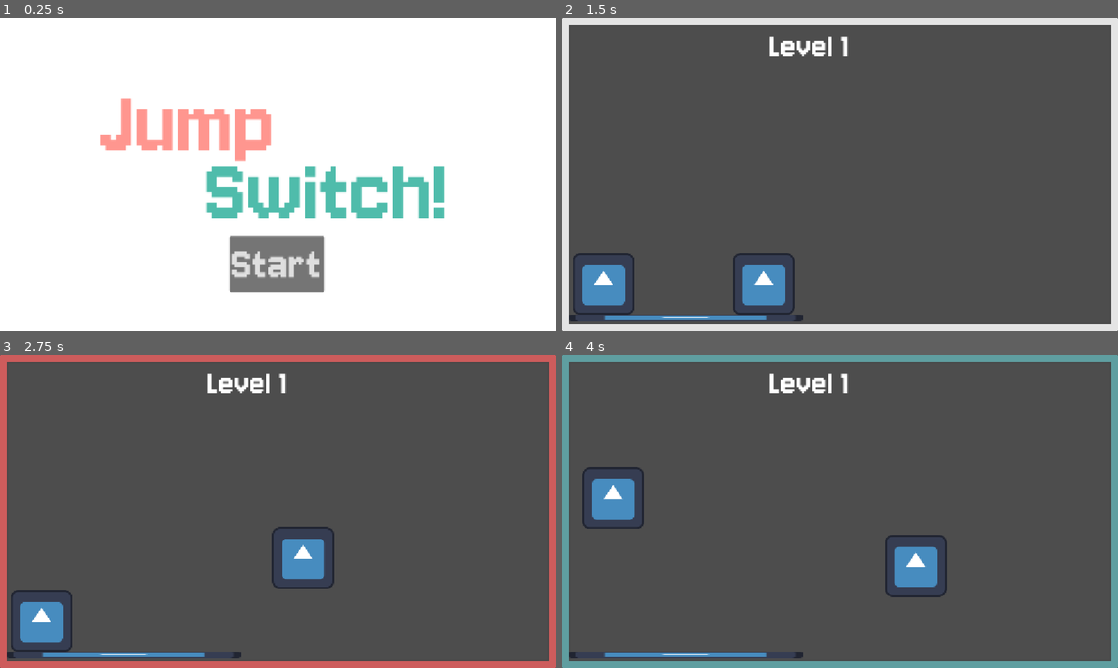
Above: before the commit, frames 1-4 (two rows, left to right).
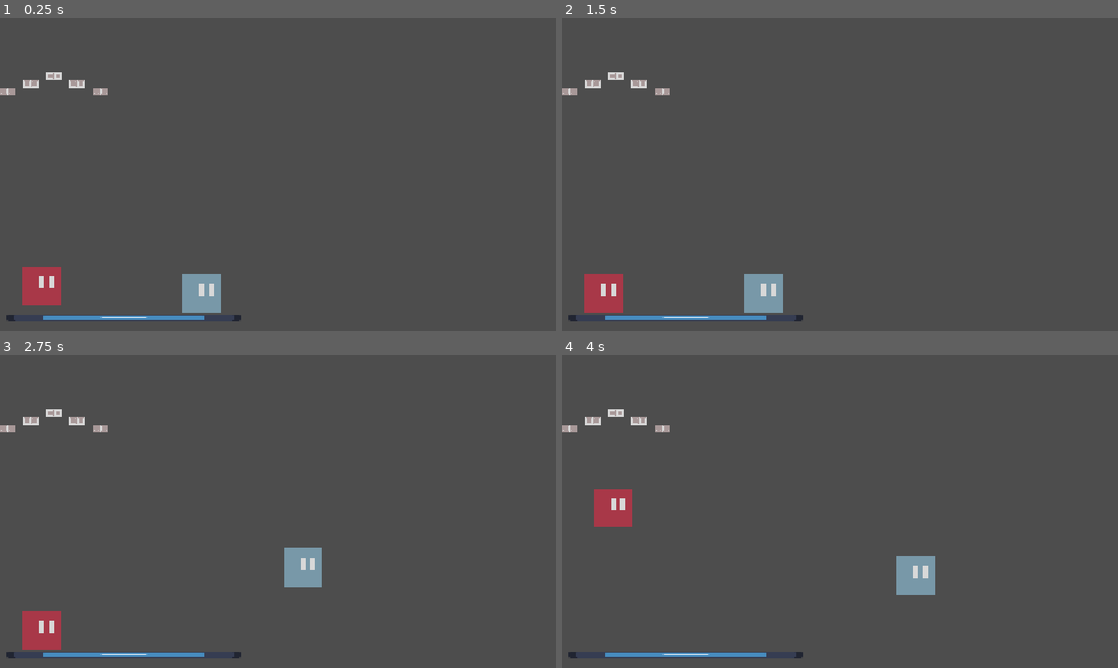
Above: after the commit, the same moments.

Repository: BeeeY/Jump-Switch-
Game: Godot game, scene res://main.tscn
Two runs of this game, one before a commit and one after it. Both use one fixed random seed, a clock stepped at 60 frames per second and the inputs below. The engine's default icon, where the game draws it, is replaced by a stand-in: a white triangle on a blue panel in a dark square.
Inputs (mouse positions are in pixels of both pictures, inside the frame that each line leads up to):
- Up to frame 1 (0.25 s): no input
- Up to frame 2 (1.5 s): click (840, 265) at 0.5 s, where only the run before the commit has a clickable "Start"; click (834, 155) at 1.25 s, where only the run before the commit has a clickable "1 Player"
- Up to frame 3 (2.75 s): tap Enter at 2 s; move the mouse to (400, 495) at 2.02 s; hold Right (right) from 2.03 s (still down); tap A (a) at 2.1 s; click (400, 495) at 2.17 s; tap Up (up) at 2.27, 2.57 s; tap D (d) at 2.3 s
- Up to frame 4 (4 s): move the mouse to (728, 527) at 2.77 s; tap D (d) at 2.85 s; tap Up (up) at 3.02, 3.32, 3.8 s; tap W (w) at 3.05, 3.6 s; move the mouse to (895, 442) at 3.52 s; release Right (right) at 3.53 s; hold Left (left) from 3.53 s (still down)

The runs differ from the first frame. In frame 1, 100% of the frame differs, in the area x 0-100%, y 0-100%; in frame 2, 11%; in frame 3, 10%; in frame 4, 11%.

Commit message:
sprites

Diff:
--- a/hud.tscn
+++ b/hud.tscn
@@ -24,6 +24,7 @@
 script = ExtResource("1_37p78")
 
 [node name="Background" type="ColorRect" parent="." unique_id=2135365153]
+visible = false
 offset_right = 1152.0
 offset_bottom = 648.0
 
@@ -52,13 +53,14 @@
 text = "Switch!"
 
 [node name="Level" type="Label" parent="." unique_id=1643740779]
-offset_left = 430.0
-offset_top = 18.0
-offset_right = 650.0
-offset_bottom = 126.0
+offset_left = 435.0
+offset_top = 13.0
+offset_right = 655.0
+offset_bottom = 121.0
 theme = ExtResource("2_64ctp")
 theme_override_font_sizes/font_size = 75
 text = "Level 1"
+horizontal_alignment = 1
 
 [node name="Start" type="Button" parent="." unique_id=63127950]
 offset_left = 476.0
--- a/main.tscn
+++ b/main.tscn
@@ -1,20 +1,29 @@
-[gd_scene format=3 uid="uid://ce6jx0r3rb558"]
+[gd_scene format=4 uid="uid://ce6jx0r3rb558"]
 
 [ext_resource type="PackedScene" uid="uid://b0wylysp2emx5" path="res://hud.tscn" id="1_1bvp3"]
 [ext_resource type="PackedScene" uid="uid://dhyhgm4dxee2p" path="res://p_1.tscn" id="1_h2yge"]
 [ext_resource type="Script" uid="uid://ctmq1ktmq0ubx" path="res://main.gd" id="1_lquwl"]
 [ext_resource type="PackedScene" uid="uid://066a1gj8tk3g" path="res://p_2.tscn" id="2_1bvp3"]
 [ext_resource type="Texture2D" uid="uid://v32olqy4y7i1" path="res://icon.svg" id="3_lquwl"]
+[ext_resource type="Texture2D" uid="uid://dppm2xh06dmwb" path="res://assets/Jump Switch Sprites3.png" id="6_7mycd"]
 
 [sub_resource type="RectangleShape2D" id="RectangleShape2D_glgfw"]
 size = Vector2(500, 20)
 
+[sub_resource type="TileSetAtlasSource" id="TileSetAtlasSource_272bh"]
+texture = ExtResource("6_7mycd")
+0:0/0 = 0
+0:0/0/physics_layer_0/polygon_0/points = PackedVector2Array(-8, -8, 8, -8, 8, 8, -8, 8)
+
 [sub_resource type="TileSet" id="TileSet_lquwl"]
+physics_layer_0/collision_layer = 1
+sources/0 = SubResource("TileSetAtlasSource_272bh")
 
 [node name="Main" type="Node2D" unique_id=1339862464]
 script = ExtResource("1_lquwl")
 
 [node name="hud" parent="." unique_id=810032543 instance=ExtResource("1_1bvp3")]
+visible = false
 
 [node name="P1" parent="." unique_id=797948295 instance=ExtResource("1_h2yge")]
 position = Vector2(86, 526)
@@ -36,6 +45,7 @@
 [node name="Marker2D" type="Marker2D" parent="." unique_id=77481038]
 
 [node name="Level1" type="TileMapLayer" parent="." unique_id=1143906434]
+tile_map_data = PackedByteArray("AAAAAAkAAAAAAAAAAAABAAkAAAAAAAAAAAAMAAkAAAAAAAAAAAANAAkAAAAAAAAAAAADAAgAAAAAAAAAAAAEAAgAAAAAAAAAAAAJAAgAAAAAAAAAAAAKAAgAAAAAAAAAAAAGAAcAAAAAAAAAAAAHAAcAAAAAAAAAAAA=")
 tile_set = SubResource("TileSet_lquwl")
 
 [connection signal="start_game" from="hud" to="." method="_on_hud_start_game"]
--- a/p_1.tscn
+++ b/p_1.tscn
@@ -1,13 +1,13 @@
 [gd_scene format=3 uid="uid://dhyhgm4dxee2p"]
 
 [ext_resource type="Script" uid="uid://dx2w0guhgvwoa" path="res://p_1.gd" id="1_jjlup"]
-[ext_resource type="Texture2D" uid="uid://v32olqy4y7i1" path="res://icon.svg" id="2_hvadw"]
+[ext_resource type="Texture2D" uid="uid://q0fsqeu2vke5" path="res://assets/Jump Switch Sprites1.png" id="2_jjlup"]
 
 [sub_resource type="SpriteFrames" id="SpriteFrames_glgfw"]
 animations = [{
 "frames": [{
 "duration": 1.0,
-"texture": ExtResource("2_hvadw")
+"texture": ExtResource("2_jjlup")
 }],
 "loop": 1,
 "name": &"default",
@@ -15,13 +15,13 @@
 }]
 
 [sub_resource type="RectangleShape2D" id="RectangleShape2D_ra5af"]
-size = Vector2(120, 120)
+size = Vector2(80, 80)
 
 [node name="P1" type="CharacterBody2D" unique_id=797948295]
 script = ExtResource("1_jjlup")
-metadata/_edit_group_ = true
 
 [node name="AnimatedSprite2D" type="AnimatedSprite2D" parent="." unique_id=1465693378]
+scale = Vector2(5, 5)
 sprite_frames = SubResource("SpriteFrames_glgfw")
 
 [node name="CollisionShape2D" type="CollisionShape2D" parent="." unique_id=1525889128]
--- a/p_2.tscn
+++ b/p_2.tscn
@@ -1,13 +1,13 @@
 [gd_scene format=3 uid="uid://066a1gj8tk3g"]
 
 [ext_resource type="Script" uid="uid://dd0q7xxkoqibf" path="res://p_2.gd" id="1_5w6ov"]
-[ext_resource type="Texture2D" uid="uid://v32olqy4y7i1" path="res://icon.svg" id="2_s158x"]
+[ext_resource type="Texture2D" uid="uid://cbckw8ulkwqit" path="res://assets/Jump Switch Sprites2.png" id="2_5w6ov"]
 
 [sub_resource type="SpriteFrames" id="SpriteFrames_ufewp"]
 animations = [{
 "frames": [{
 "duration": 1.0,
-"texture": ExtResource("2_s158x")
+"texture": ExtResource("2_5w6ov")
 }],
 "loop": 1,
 "name": &"default",
@@ -15,13 +15,14 @@
 }]
 
 [sub_resource type="RectangleShape2D" id="RectangleShape2D_n266t"]
-size = Vector2(120, 120)
+size = Vector2(80, 80)
 
 [node name="P2" type="CharacterBody2D" unique_id=1594469872]
 script = ExtResource("1_5w6ov")
 metadata/_edit_group_ = true
 
 [node name="AnimatedSprite2D" type="AnimatedSprite2D" parent="." unique_id=36387258]
+scale = Vector2(5, 5)
 sprite_frames = SubResource("SpriteFrames_ufewp")
 
 [node name="CollisionShape2D" type="CollisionShape2D" parent="." unique_id=806365830]
--- a/project.godot
+++ b/project.godot
@@ -63,5 +63,6 @@
 
 [rendering]
 
+textures/canvas_textures/default_texture_filter=0
 rendering_device/driver.windows="d3d12"
 renderer/rendering_method="mobile"
Binary file added: assets/Jump Switch Sprites1.png
Not shown, added: assets/Jump Switch Sprites1.png.import
Binary file added: assets/Jump Switch Sprites2.png
Not shown, added: assets/Jump Switch Sprites2.png.import
Binary file added: assets/Jump Switch Sprites3.png
Not shown, added: assets/Jump Switch Sprites3.png.import
